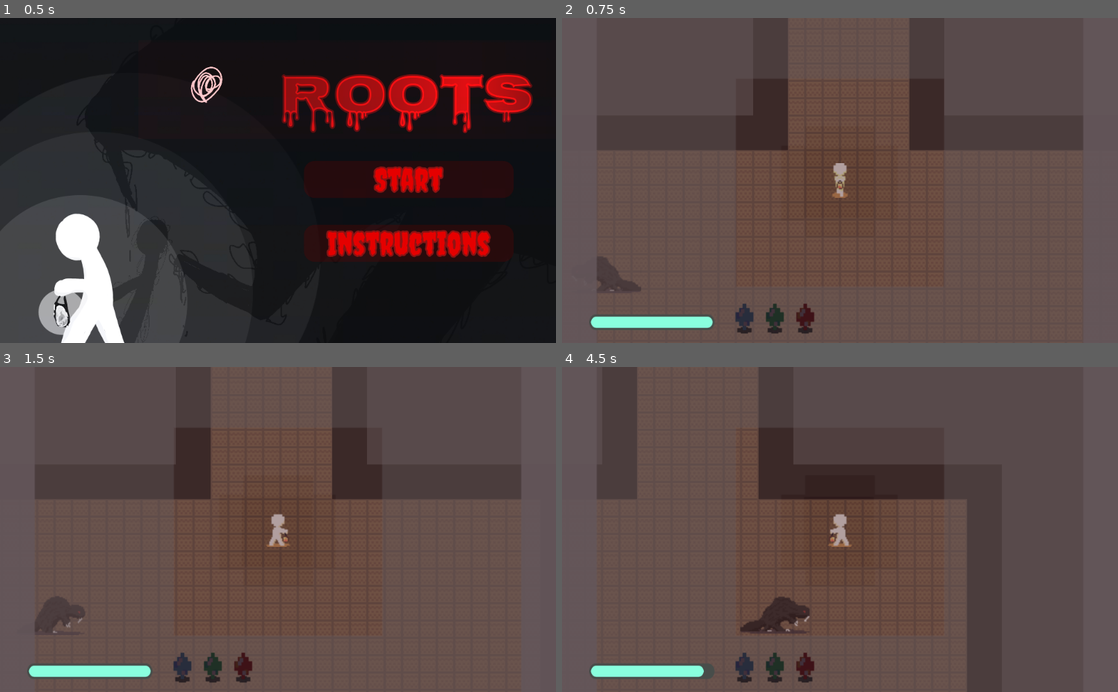
Above: before the commit, frames 1-4 (two rows, left to right).
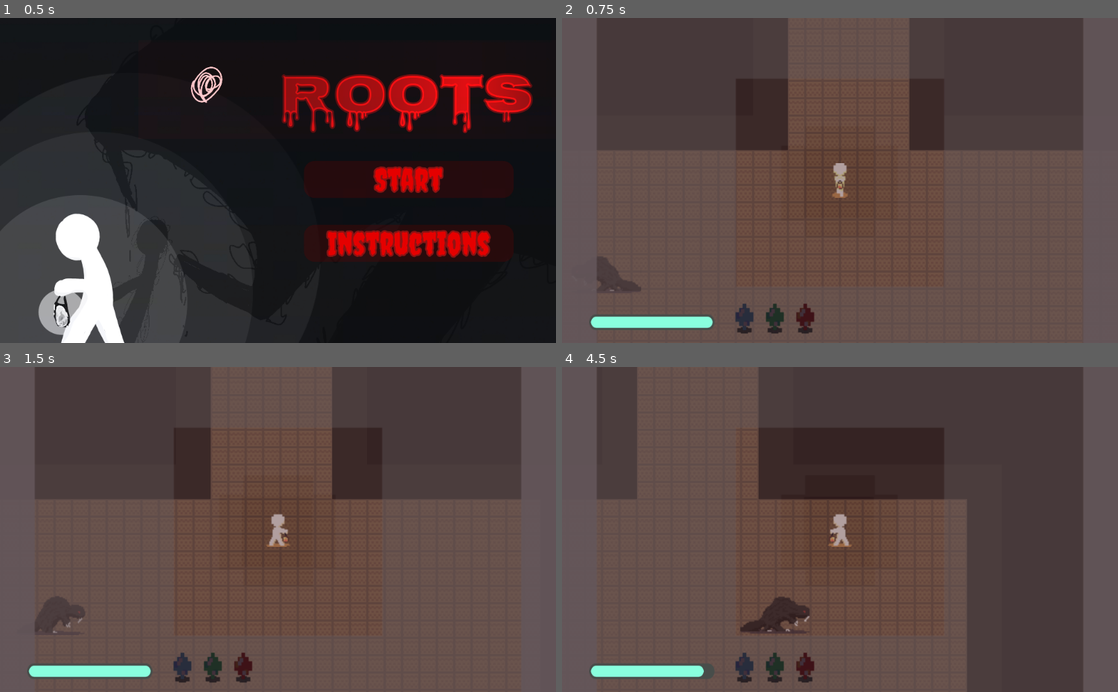
Above: after the commit, the same moments.

Repository: TheRealGecko/Roots
Game: Godot game, scene res://menu.tscn
Same seed, same stepped clock (60 frames per second), same inputs: the game is played once before the commit and once after it. The project has no main scene, so this scene is started directly.
Inputs (mouse positions are in pixels of both pictures, inside the frame that each line leads up to):
- Up to frame 1 (0.5 s): no input
- Up to frame 2 (0.75 s): click "Start" at 0.5 s
- Up to frame 3 (1.5 s): tap Enter (enter) at 1.25, 1.35 s; move the mouse to (400, 513) at 1.27 s; hold Right (right_arrow) from 1.28 s (still down)
- Up to frame 4 (4.5 s): move the mouse to (728, 545) at 2.02 s; release Right (right_arrow) at 2.03 s; hold Down (down_arrow) 2.03-2.78 s; tap Enter (enter) at 2.1, 3.05, 3.6, 4.35 s; move the mouse to (895, 458) at 2.77 s; hold Right (right_arrow) 2.78-3.53 s; hold Shift (shift) 2.78-3.53 s; move the mouse to (812, 594) at 3.52 s; hold Up (up_arrow) 3.53-4.28 s; move the mouse to (1006, 578) at 4.27 s; hold Left (left_arrow) from 4.28 s (still down)

Frame 1 is identical in both runs. In frame 2, 0.3% of the frame differs, in the area x 31-35%, y 18-30%; in frame 3, 0.3%; in frame 4, 3.0%, in the area x 41-69%, y 18-30%.

Commit message:
you can win now!

Diff:
--- a/Game.tscn
+++ b/Game.tscn
@@ -6,6 +6,13 @@
 [ext_resource path="res://Game.tres" type="TileSet" id=4]
 [ext_resource path="res://Beaver.tscn" type="PackedScene" id=5]
 [ext_resource path="res://Game.gd" type="Script" id=6]
+[ext_resource path="res://res/blue.png" type="Texture" id=7]
+[ext_resource path="res://res/green.png" type="Texture" id=8]
+[ext_resource path="res://res/red.png" type="Texture" id=9]
+[ext_resource path="res://res/shirt.png" type="Texture" id=10]
+[ext_resource path="res://res/pants.png" type="Texture" id=11]
+[ext_resource path="res://res/door.png" type="Texture" id=12]
+[ext_resource path="res://res/carpet.png" type="Texture" id=13]
 
 [sub_resource type="NavigationPolygon" id=3]
 vertices = PoolVector2Array( 0, 0, 32, 0, 32, 32, 0, 32 )
@@ -87,6 +94,116 @@
 } ]
 4/z_index = 0
 
+[sub_resource type="TileSet" id=17]
+0/name = "shirt.png 0"
+0/texture = ExtResource( 10 )
+0/tex_offset = Vector2( 0, 0 )
+0/modulate = Color( 1, 1, 1, 1 )
+0/region = Rect2( 0, 0, 32, 32 )
+0/tile_mode = 0
+0/occluder_offset = Vector2( 0, 0 )
+0/navigation_offset = Vector2( 0, 0 )
+0/shape_offset = Vector2( 0, 0 )
+0/shape_transform = Transform2D( 1, 0, 0, 1, 0, 0 )
+0/shape_one_way = false
+0/shape_one_way_margin = 0.0
+0/shapes = [  ]
+0/z_index = 0
+1/name = "pants.png 1"
+1/texture = ExtResource( 11 )
+1/tex_offset = Vector2( 0, 0 )
+1/modulate = Color( 1, 1, 1, 1 )
+1/region = Rect2( 0, 0, 32, 32 )
+1/tile_mode = 0
+1/occluder_offset = Vector2( 0, 0 )
+1/navigation_offset = Vector2( 0, 0 )
+1/shape_offset = Vector2( 0, 0 )
+1/shape_transform = Transform2D( 1, 0, 0, 1, 0, 0 )
+1/shape_one_way = false
+1/shape_one_way_margin = 0.0
+1/shapes = [  ]
+1/z_index = 0
+2/name = "carpet.png 2"
+2/texture = ExtResource( 13 )
+2/tex_offset = Vector2( 0, 0 )
+2/modulate = Color( 1, 1, 1, 1 )
+2/region = Rect2( 0, 0, 32, 32 )
+2/tile_mode = 0
+2/occluder_offset = Vector2( 0, 0 )
+2/navigation_offset = Vector2( 0, 0 )
+2/shape_offset = Vector2( 0, 0 )
+2/shape_transform = Transform2D( 1, 0, 0, 1, 0, 0 )
+2/shape_one_way = false
+2/shape_one_way_margin = 0.0
+2/shapes = [  ]
+2/z_index = 0
+
+[sub_resource type="RectangleShape2D" id=18]
+extents = Vector2( 32, 8 )
+
+[sub_resource type="AtlasTexture" id=5]
+flags = 4
+atlas = ExtResource( 7 )
+region = Rect2( 0, 0, 32, 32 )
+
+[sub_resource type="AtlasTexture" id=6]
+flags = 4
+atlas = ExtResource( 7 )
+region = Rect2( 32, 0, 32, 32 )
+
+[sub_resource type="SpriteFrames" id=7]
+animations = [ {
+"frames": [ SubResource( 5 ), SubResource( 6 ) ],
+"loop": true,
+"name": "idle",
+"speed": 5.0
+} ]
+
+[sub_resource type="RectangleShape2D" id=14]
+extents = Vector2( 10, 16 )
+
+[sub_resource type="AtlasTexture" id=8]
+flags = 4
+atlas = ExtResource( 8 )
+region = Rect2( 0, 0, 32, 32 )
+
+[sub_resource type="AtlasTexture" id=9]
+flags = 4
+atlas = ExtResource( 8 )
+region = Rect2( 32, 0, 32, 32 )
+
+[sub_resource type="SpriteFrames" id=10]
+animations = [ {
+"frames": [ SubResource( 8 ), SubResource( 9 ) ],
+"loop": true,
+"name": "idle",
+"speed": 5.0
+} ]
+
+[sub_resource type="RectangleShape2D" id=15]
+extents = Vector2( 10, 16 )
+
+[sub_resource type="AtlasTexture" id=11]
+flags = 4
+atlas = ExtResource( 9 )
+region = Rect2( 0, 0, 32, 32 )
+
+[sub_resource type="AtlasTexture" id=12]
+flags = 4
+atlas = ExtResource( 9 )
+region = Rect2( 32, 0, 32, 32 )
+
+[sub_resource type="SpriteFrames" id=13]
+animations = [ {
+"frames": [ SubResource( 11 ), SubResource( 12 ) ],
+"loop": true,
+"name": "default",
+"speed": 5.0
+} ]
+
+[sub_resource type="RectangleShape2D" id=16]
+extents = Vector2( 10, 16 )
+
 [node name="Node2D" type="Node2D"]
 script = ExtResource( 6 )
 
@@ -99,6 +216,23 @@
 bake_navigation = true
 format = 1
 tile_data = PoolIntArray( -4587520, 1, 0, -4587519, 1, 0, -4587518, 1, 0, -4587517, 1, 0, -4587516, 1, 0, -4587515, 1,  …(64569 unchanged characters)…
+
+[node name="Extras" type="TileMap" parent="."]
+tile_set = SubResource( 17 )
+cell_size = Vector2( 32, 32 )
+bake_navigation = true
+format = 1
+tile_data = PoolIntArray( -4063229, 0, 0, -3997690, 0, 0, -3932132, 1, 0, -3669990, 0, 0, -2097140, 0, 0, -1441823, 1, 0, -1376236, 0, 0, -1179637, 1, 0, -1114060, 1, 0, -786454, 0, 0, -851912, 1, 0, 1376271, 2, 0, 1376272, 2, 0, 1376273, 2, 0, 1441806, 2, 0, 1441807, 2, 0, 1441808, 2, 0, 1441809, 2, 0, 1441810, 2, 0, 1507341, 2, 0, 1507342, 2, 0, 1507343, 2, 0, 1507344, 2, 0, 1507345, 2, 0, 1507346, 2, 0, 1507347, 2, 0, 1572876, 2, 0, 1572877, 2, 0, 1572878, 2, 0, 1572879, 2, 0, 1572880, 2, 0, 1572881, 2, 0, 1572882, 2, 0, 1572883, 2, 0, 1572884, 2, 0 )
+
+[node name="Door" type="Sprite" parent="."]
+position = Vector2( 528, 776 )
+texture = ExtResource( 12 )
+
+[node name="Door2D" type="Area2D" parent="Door"]
+
+[node name="CollisionShape2D" type="CollisionShape2D" parent="Door/Door2D"]
+position = Vector2( 0, 8 )
+shape = SubResource( 18 )
 
 [node name="Player" parent="." instance=ExtResource( 1 )]
 position = Vector2( 512, 368 )
@@ -120,4 +254,45 @@
 wait_time = 0.674
 autostart = true
 
+[node name="Blue" type="AnimatedSprite" parent="."]
+position = Vector2( -584, -1128 )
+frames = SubResource( 7 )
+animation = "idle"
+frame = 1
+speed_scale = 0.5
+playing = true
+
+[node name="Blue2D" type="Area2D" parent="Blue"]
+
+[node name="CollisionShape2D" type="CollisionShape2D" parent="Blue/Blue2D"]
+shape = SubResource( 14 )
+
+[node name="Green" type="AnimatedSprite" parent="."]
+position = Vector2( 184, -2032 )
+frames = SubResource( 10 )
+animation = "idle"
+speed_scale = 0.5
+playing = true
+
+[node name="Green2D" type="Area2D" parent="Green"]
+
+[node name="CollisionShape2D" type="CollisionShape2D" parent="Green/Green2D"]
+shape = SubResource( 15 )
+
+[node name="Red" type="AnimatedSprite" parent="."]
+position = Vector2( 2000, -264 )
+frames = SubResource( 13 )
+frame = 1
+speed_scale = 0.5
+playing = true
+
+[node name="Red2D" type="Area2D" parent="Red"]
+
+[node name="CollisionShape2D" type="CollisionShape2D" parent="Red/Red2D"]
+shape = SubResource( 16 )
+
+[connection signal="body_entered" from="Door/Door2D" to="Player" method="_on_Door2D_body_entered"]
 [connection signal="timeout" from="Timer" to="." method="_on_Timer_timeout"]
+[connection signal="body_entered" from="Blue/Blue2D" to="Player" method="_on_Blue2D_body_entered"]
+[connection signal="body_entered" from="Green/Green2D" to="Player" method="_on_Green2D_body_entered"]
+[connection signal="body_entered" from="Red/Red2D" to="Player" method="_on_Red2D_body_entered"]
--- a/Player.gd
+++ b/Player.gd
@@ -11,6 +11,8 @@
 
 
 var stamina = 100
+
+var gemAmt = 0
 
 func _ready():
 	isLeft = false
@@ -85,3 +87,26 @@
 
 	if Input.is_action_just_released("shift"):
 		speed = 150
+
+
+func _on_Blue2D_body_entered(body):
+	get_parent().get_node("Blue").queue_free()
+	$Bar/Blue.modulate = Color(1, 1, 1)
+	gemAmt += 1
+
+
+func _on_Green2D_body_entered(body):
+	get_parent().get_node("Green").queue_free()
+	$Bar/Green.modulate = Color(1, 1, 1)
+	gemAmt += 1
+
+
+func _on_Red2D_body_entered(body):
+	get_parent().get_node("Red").queue_free()
+	$Bar/Red.modulate = Color(1, 1, 1)
+	gemAmt += 1
+
+
+func _on_Door2D_body_entered(body):
+	if gemAmt == 3:
+		get_tree().change_scene("res://Win.tscn")
--- /dev/null
+++ b/Win.gd
@@ -0,0 +1,19 @@
+extends Node2D
+
+
+var x = 0
+onready var go = false
+
+func _ready():
+	$Sprite.modulate = Color(0,0,0)
+	yield(get_tree().create_timer(0.5), "timeout")
+	go = true
+
+func _physics_process(delta):
+	while x < 1 && go:
+		x += 0.1
+		$Sprite.modulate = Color(x, x, x)
+		yield(get_tree().create_timer(0.4), "timeout")
+
+	if Input.is_action_just_released("enter"):
+		get_tree().change_scene("res://menu.tscn")
--- /dev/null
+++ b/Win.tscn
@@ -0,0 +1,11 @@
+[gd_scene load_steps=3 format=2]
+
+[ext_resource path="res://res/win.png" type="Texture" id=1]
+[ext_resource path="res://Win.gd" type="Script" id=2]
+
+[node name="Win" type="Node2D"]
+script = ExtResource( 2 )
+
+[node name="Sprite" type="Sprite" parent="."]
+position = Vector2( 512, 300 )
+texture = ExtResource( 1 )
--- a/project.godot
+++ b/project.godot
@@ -70,4 +70,5 @@
 quality/driver/driver_name="GLES2"
 vram_compression/import_etc=true
 vram_compression/import_etc2=false
+environment/default_clear_color=Color( 0.0901961, 0.0901961, 0.0901961, 1 )
 environment/default_environment="res://default_env.tres"
Not shown: 1 places in Game.tscn that only renumber resources
Binary file added: res/carpet.png
Not shown, added: res/carpet.png.import
Binary file added: res/win.png
Not shown, added: res/win.png.import
